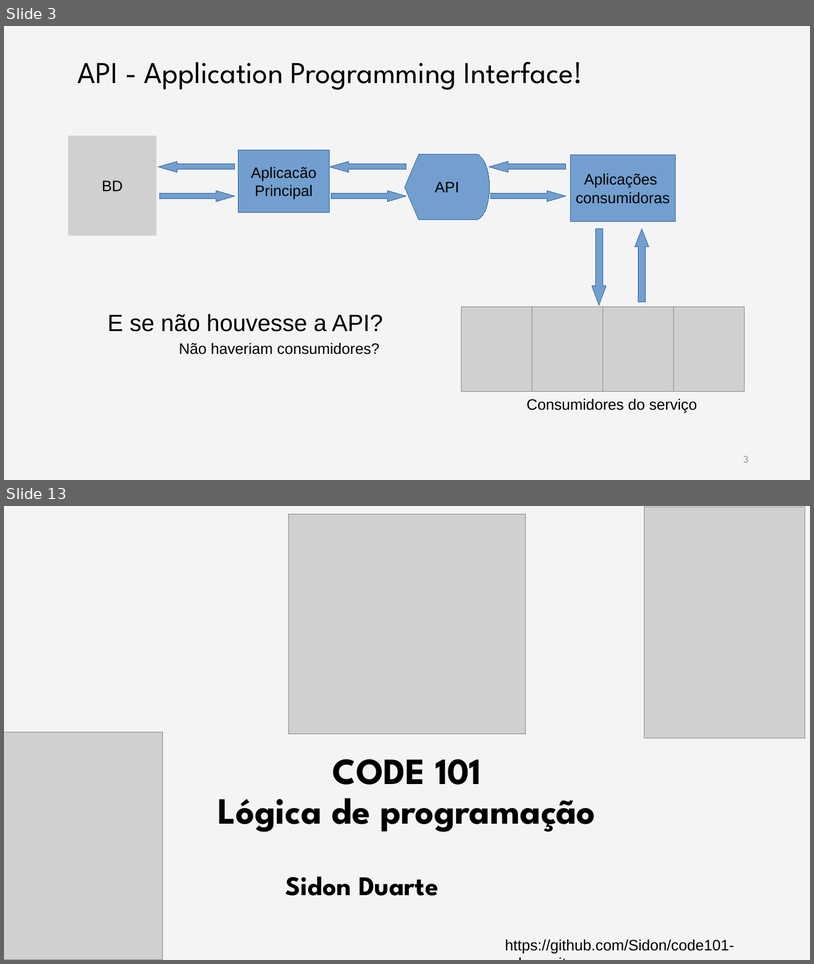
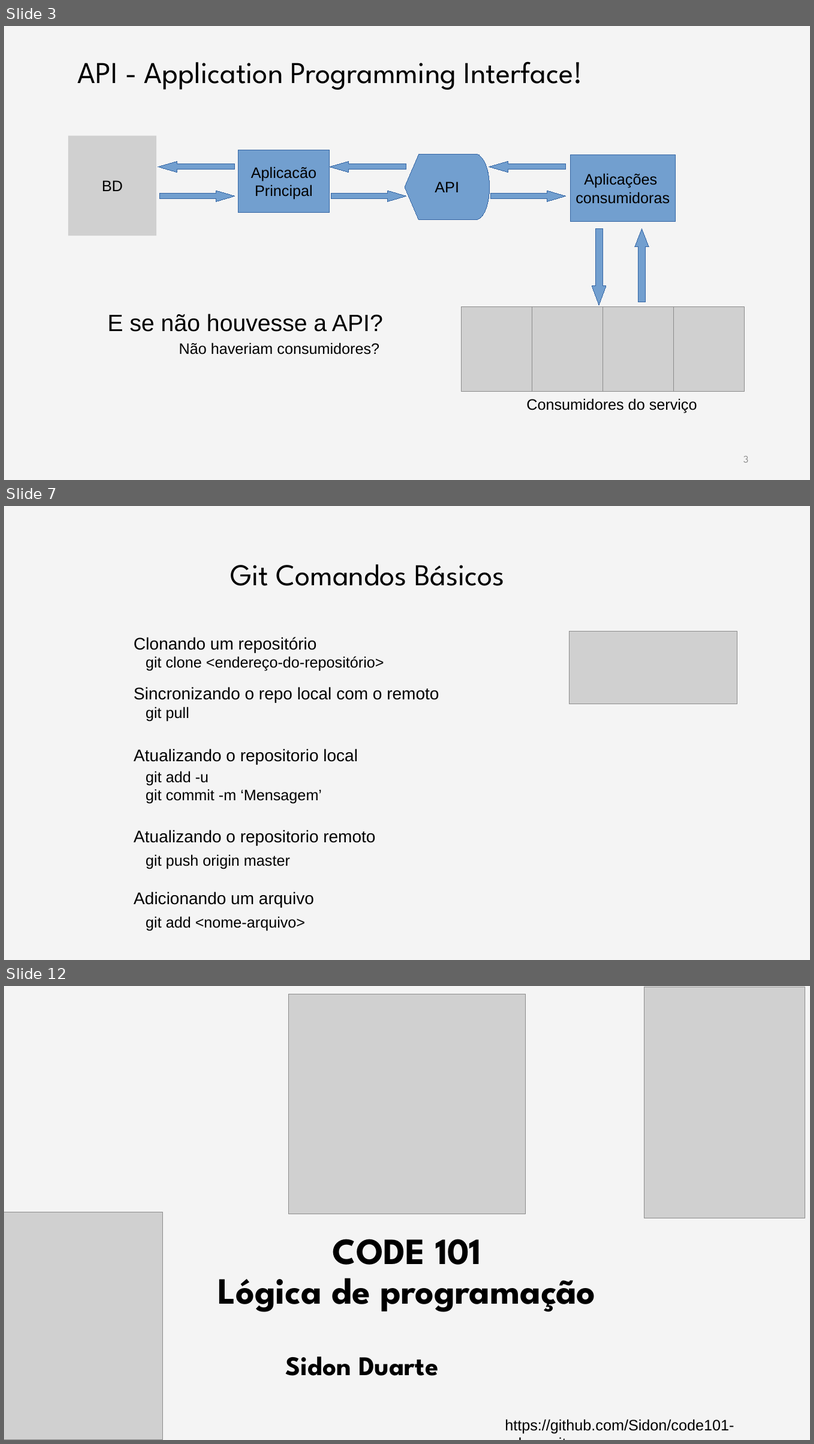
Before and after one commit to rodrisg/code101-edevo, a slide deck: aula3/aula3.odp. Shown one above the other, each under a label of ours: slides 3 and 13 before the commit, slides 3, 7 and 12 after it; the slides between them are not shown. The pictures are 814x964 and 814x1444 pixels, drawn with LibreOffice and Linux fonts; fonts in the diff are those of the drawing; grey boxes stand for pictures; background and template pictures are left out. Boxes give left, top, right and bottom in pixels: in the first picture for what was removed or moved away, otherwise in the second. Text is boxed around its words. In the diff, an @@ line names an element or a change of style, - is before the commit and + after.

```diff
--- a/aula3/aula3.odp
+++ b/aula3/aula3.odp
@@ slide 7 added at (4, 506, 810, 960), background #FFFFFF; not listed: 1 template element that a slide beside it also shows @@
@@ title added at (230, 564, 505, 586), 36 pt, text #000000 @@
+Git Comandos Básicos
@@ picture added at (570, 631, 737, 703) @@
@@ text added at (134, 637, 317, 652), 20 pt, text #000000 @@
+Clonando um repositório
@@ text added at (146, 656, 384, 671), 18 pt, text #000000 @@
+git clone <endereço-do-repositório>
@@ text added at (134, 687, 439, 702), 20 pt, text #000000 @@
+Sincronizando o repo local com o remoto
@@ text added at (146, 706, 189, 721), 18 pt, text #000000 @@
+git pull
@@ text added at (134, 748, 358, 764), 20 pt, text #000000 @@
+Atualizando o repositorio local
@@ text added at (146, 771, 322, 804), 18 pt, text #000000 @@
+git add -u
+git commit -m ‘Mensagem’
@@ text added at (134, 829, 375, 845), 20 pt, text #000000 @@
+Atualizando o repositorio remoto
@@ text added at (146, 854, 290, 868), 18 pt, text #000000 @@
+git push origin master
@@ text added at (134, 891, 314, 907), 20 pt, text #000000 @@
+Adicionando um arquivo
@@ text added at (146, 916, 305, 931), 18 pt, text #000000 @@
+git add <nome-arquivo>
@@ what was slide 13 is now slide 12 @@
```
Also in this commit, not shown: 3 slides changed, 6 other slides added, 8 slides removed, 3 other files.
